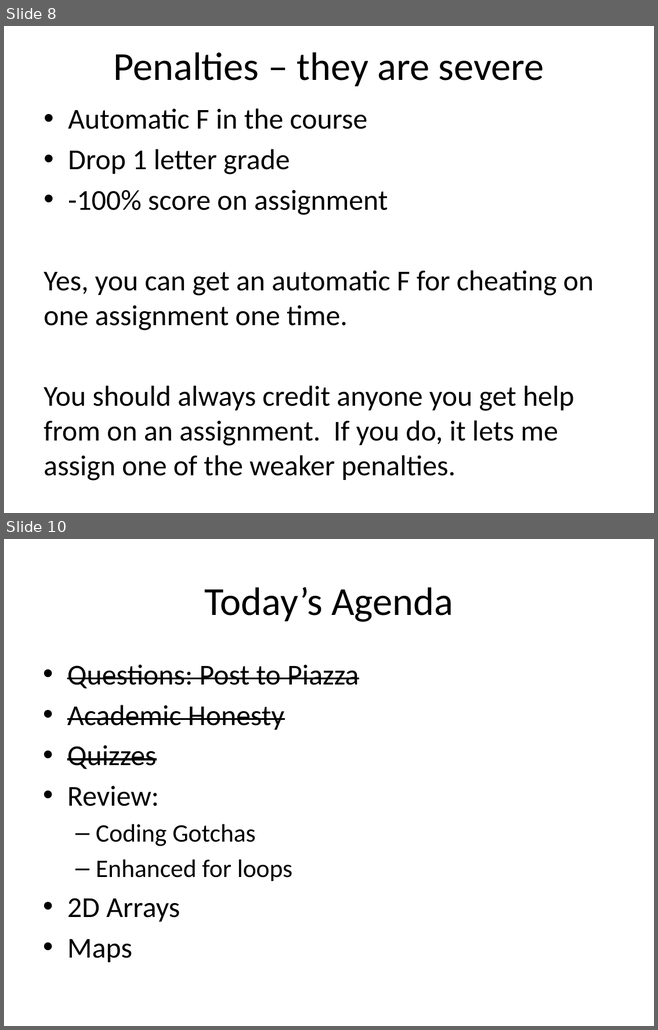
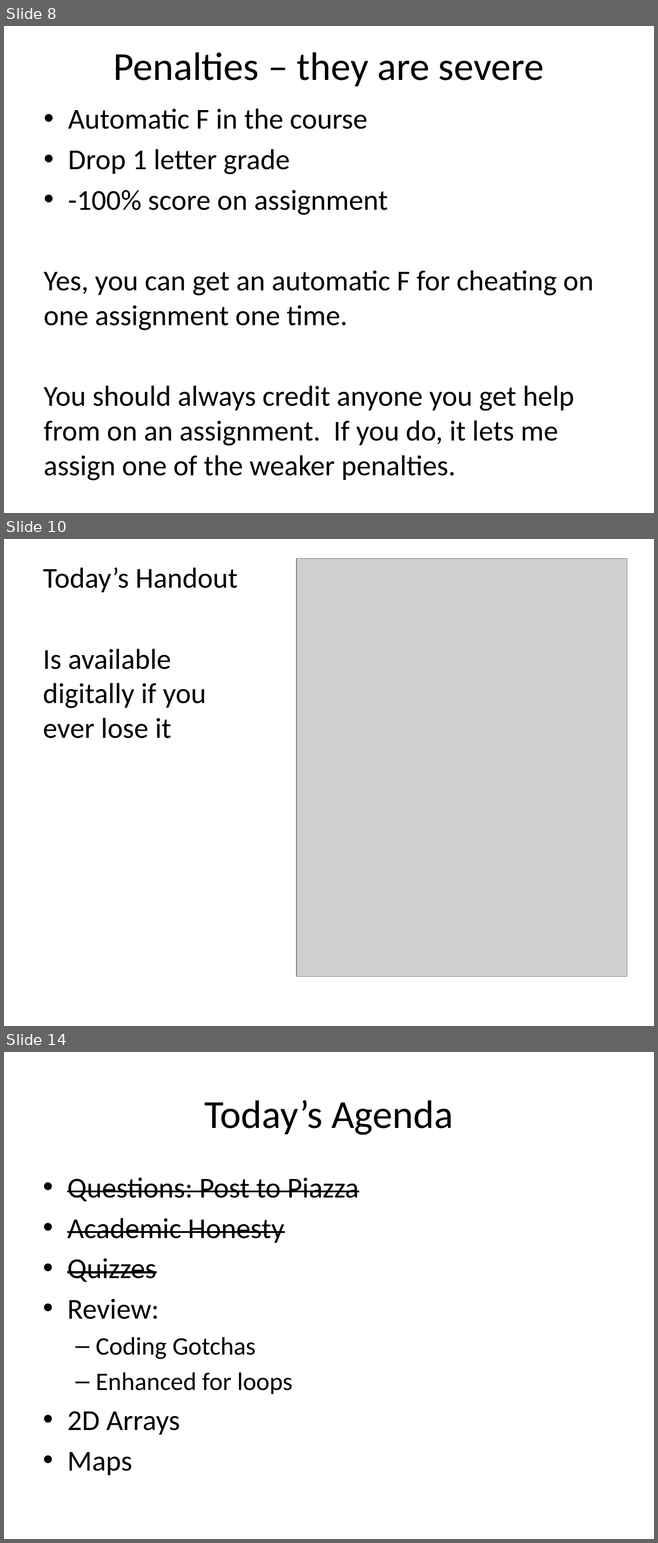
Before and after one commit to RHIT-CSSE/csse220, a slide deck: ClassMaterials/2DArraysAndMaps/Slides/2D Arrays and Maps.pptx. Shown one above the other, each under a label of ours: slides 8 and 10 before the commit, slides 8, 10 and 14 after it; the slides between them are not shown. The pictures are 658x1030 and 658x1543 pixels, drawn with LibreOffice and Linux fonts; fonts in the diff are those of the drawing; grey boxes stand for pictures. Boxes give left, top, right and bottom in pixels: in the first picture for what was removed or moved away, otherwise in the second. Text is boxed around its words. In the diff, an @@ line names an element or a change of style, - is before the commit and + after.

```diff
--- a/ClassMaterials/2DArraysAndMaps/Slides/2D Arrays and Maps.pptx
+++ b/ClassMaterials/2DArraysAndMaps/Slides/2D Arrays and Maps.pptx
@@ slide 10 added at (x1=4, y1=539, x2=654, y2=1026), background #FFFFFF @@
@@ text added at (x1=43, y1=567, x2=238, y2=739), 32 pt, text #000000 @@
+Today’s Handout
+Is available digitally if you ever lose it
@@ picture added at (x1=296, y1=559, x2=626, y2=977) @@
@@ what was slide 10 is now slide 14 @@
```
Also in this commit, not shown: 3 slides changed, 3 other slides added, 1 slide removed.
